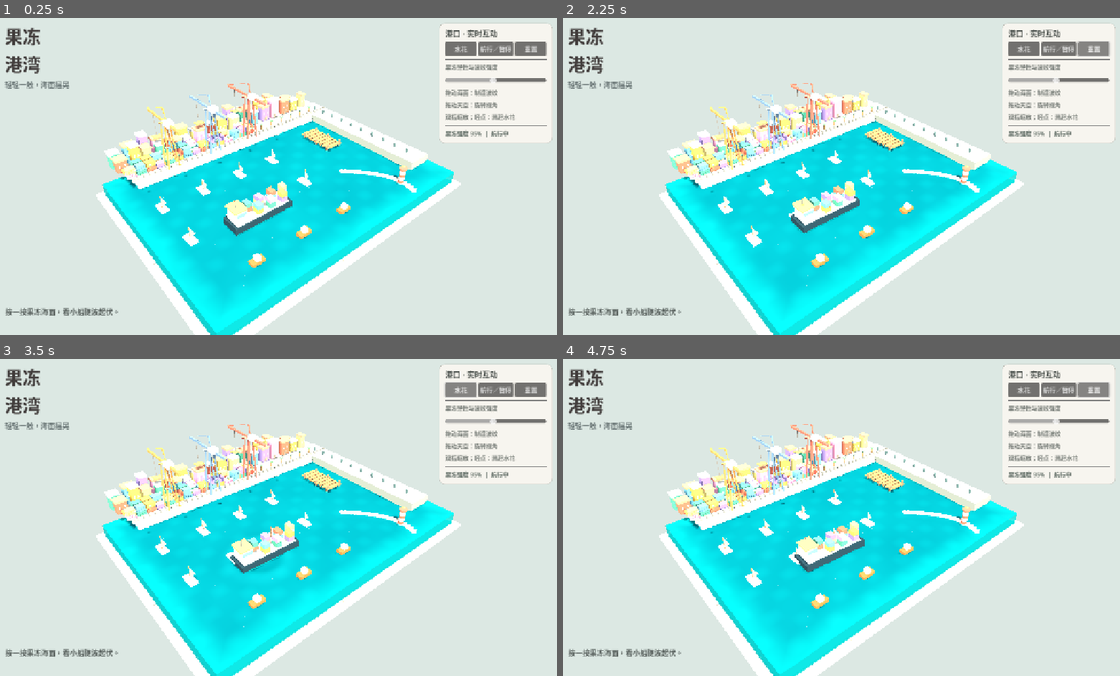
Above: before the commit, frames 1-4 (two rows, left to right).
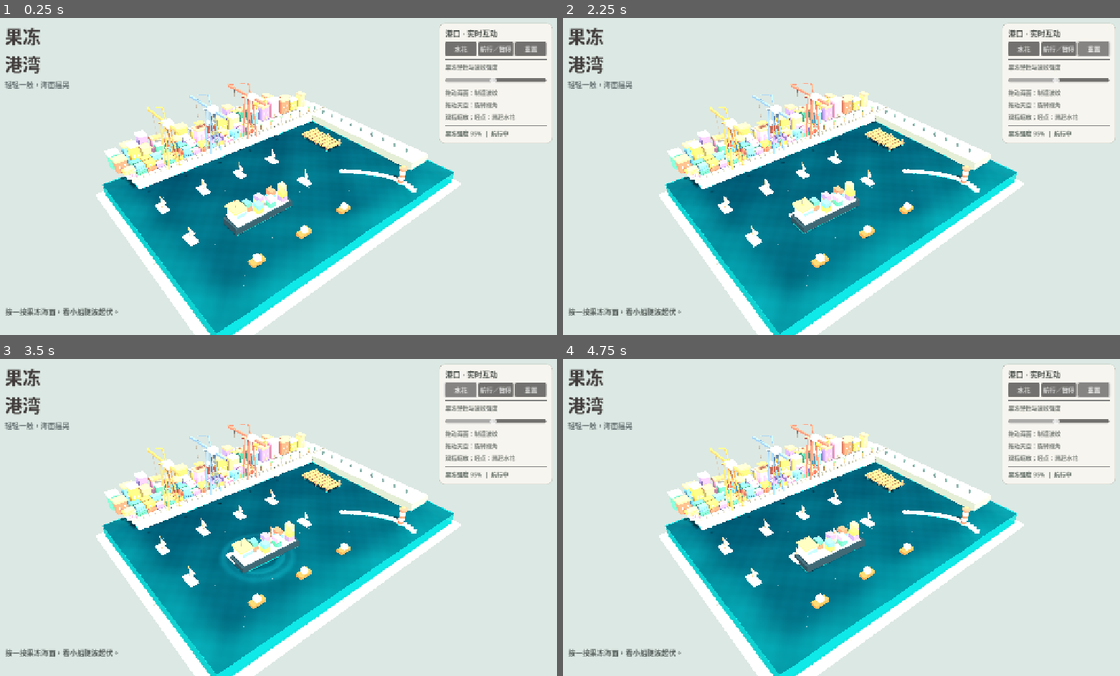
Above: after the commit, the same moments.

Repository: good456123123-a11y/HarborJelly-Android
Game: Godot game, scene res://scenes/main.tscn
The game is run twice, just before and just after one commit, with the same random seed, the same clock (stepped at 60 frames per second) and the same inputs.
Inputs:
- Up to frame 1 (0.25 s): no input
- Up to frame 2 (2.25 s): click "水花" at 0.5 s; click "航行／暂停" at 1.25 s; click "重置" at 2 s
- Up to frame 3 (3.5 s): click "水花" at 2.75 s
- Up to frame 4 (4.75 s): click "航行／暂停" at 3.5 s; click "重置" at 4.25 s

The runs differ from the first frame. In frame 1, 17% of the frame differs, in the area x 18-82%, y 32-100%; in frame 2, 17%; in frame 3, 17%; in frame 4, 17%.

Commit message:
Render deeper teal jelly with procedural marbling and restrained highlights

Diff:
--- a/shaders/jelly.gdshader
+++ b/shaders/jelly.gdshader
@@ -1,11 +1,11 @@
 shader_type spatial;
 render_mode blend_mix, depth_draw_always, cull_disabled, diffuse_burley, specular_schlick_ggx;
 
-// Original procedural jelly-water material; no textures or external downloads.
-uniform vec4 sea_tint : source_color = vec4(0.034, 0.52, 0.55, 0.93);
+// Mobile-friendly procedural translucent gelatin sea.
+// Contacts and ring impulses are sampled identically by boats in harbor.gd.
+uniform vec4 sea_tint : source_color = vec4(0.030, 0.34, 0.42, 0.97);
 uniform float clock = 0.0;
 uniform float wobble = 1.0;
-// Each hit: x, z, time, force. Each finger: x, z, smoothed pressure, unused.
 uniform vec4 hit_a = vec4(100.0, 100.0, -100.0, 0.0);
 uniform vec4 hit_b = vec4(100.0, 100.0, -100.0, 0.0);
 uniform vec4 hit_c = vec4(100.0, 100.0, -100.0, 0.0);
@@ -14,6 +14,7 @@
 uniform vec4 finger_b = vec4(100.0, 100.0, 0.0, 0.0);
 
 varying float v_height;
+varying float v_crest;
 varying vec2 v_position;
 
 float contact_dimple(vec2 p, vec4 finger) {
@@ -21,10 +22,8 @@
     float r = distance(p, finger.xy);
     float core = exp(-0.5 * pow(r / 1.32, 2.0));
     float shoulder = exp(-0.5 * pow((r - 2.15) / 0.82, 2.0));
-    // Broad dimple and slight raised shoulder, not a steep vortex.
     return finger.z * (-0.24 * core + 0.046 * shoulder);
 }
-
 float pulse(vec2 p, vec4 hit) {
     float age = clock - hit.z;
     if (age < 0.0 || age > 5.0) { return 0.0; }
@@ -35,7 +34,6 @@
     float soft_center = -0.44 * exp(-0.5 * pow(r / 0.96, 2.0)) * exp(-age * 2.2);
     return hit.w * (ring + soft_center);
 }
-
 float height_at(vec2 p) {
     float h = 0.030 * sin(p.x * 0.85 + clock * 0.9) * cos(p.y * 0.72 - clock * 0.62);
     h += 0.016 * sin((p.x + p.y) * 1.65 - clock * 0.94);
@@ -43,33 +41,41 @@
     h += pulse(p, hit_a) + pulse(p, hit_b) + pulse(p, hit_c) + pulse(p, hit_d);
     return wobble * h;
 }
-
 void vertex() {
     vec2 p = VERTEX.xz;
     float h = height_at(p);
     VERTEX.y += h;
-    float sample_delta = 0.07;
-    float slope_x = (height_at(p + vec2(sample_delta, 0.0)) - height_at(p - vec2(sample_delta, 0.0))) / (2.0 * sample_delta);
-    float slope_z = (height_at(p + vec2(0.0, sample_delta)) - height_at(p - vec2(0.0, sample_delta))) / (2.0 * sample_delta);
+    float step_size = 0.08;
+    float slope_x = (height_at(p + vec2(step_size, 0.0)) - height_at(p - vec2(step_size, 0.0))) / (2.0 * step_size);
+    float slope_z = (height_at(p + vec2(0.0, step_size)) - height_at(p - vec2(0.0, step_size))) / (2.0 * step_size);
     NORMAL = normalize(vec3(-slope_x, 1.0, -slope_z));
+    v_crest = length(vec2(slope_x, slope_z));
     v_height = h;
     v_position = p;
 }
-
 void fragment() {
-    float edge_distance = min(12.0 - abs(v_position.x), 8.75 - abs(v_position.y));
-    float edge = 1.0 - smoothstep(0.0, 2.1, edge_distance);
-    float undulation = 0.5 + 0.5 * sin(v_position.x * 0.44 + clock * 0.16) * cos(v_position.y * 0.66 - clock * 0.13);
-    float detail = sin(v_position.x * 2.18 + clock * 0.39) * sin(v_position.y * 2.40 - clock * 0.27);
-    vec3 deep_sea = vec3(0.018, 0.24, 0.34);
-    vec3 jade_sea = sea_tint.rgb;
-    vec3 body = mix(deep_sea, jade_sea, 0.58 + edge * 0.30 + undulation * 0.075);
-    float wave_light = clamp(v_height * 1.3, -0.28, 0.28);
-    body += wave_light * vec3(0.09, 0.13, 0.13);
-    body += max(detail, 0.0) * vec3(0.005, 0.020, 0.017);
-    ALBEDO = body;
-    ROUGHNESS = 0.28;
-    METALLIC = 0.015;
-    SPECULAR = 0.62;
-    ALPHA = clamp(sea_tint.a - edge * 0.05, 0.0, 1.0);
+    // Deep water toward the town, translucent jade in the foreground and at edges.
+    vec2 p = v_position;
+    float edge_distance = min(12.0 - abs(p.x), 8.75 - abs(p.y));
+    float edge = 1.0 - smoothstep(0.1, 2.9, edge_distance);
+    float depth = smoothstep(-8.0, 8.75, p.y);
+    float marbling = sin(p.x * 0.58 + sin(p.y * 0.48 + clock * 0.12)) * cos(p.y * 0.63 - clock * 0.16);
+    float softer = sin(p.x * 1.17 - p.y * 0.54 + clock * 0.25) * sin(p.y * 1.26 + clock * 0.09);
+    float tiny = sin(p.x * 5.3 + clock * 0.43) * cos(p.y * 5.1 - clock * 0.29);
+    vec3 ink_blue = vec3(0.010, 0.115, 0.195);
+    vec3 sea_jade = vec3(0.030, 0.315, 0.365);
+    float blend_amount = clamp(0.42 + depth * 0.25 + edge * 0.26 + marbling * 0.085, 0.0, 1.0);
+    vec3 body = mix(ink_blue, sea_jade, blend_amount);
+    body += vec3(0.001, 0.012, 0.013) * softer + vec3(0.000, 0.005, 0.006) * tiny;
+    body += clamp(v_height, -0.24, 0.24) * vec3(0.12, 0.16, 0.16);
+    float crest = smoothstep(0.06, 0.26, v_crest);
+    body += crest * vec3(0.020, 0.065, 0.068);
+    // Soft sky reflection, strongest at grazing angles; avoid blinding white highlights.
+    float fresnel = pow(1.0 - clamp(dot(normalize(NORMAL), normalize(VIEW)), 0.0, 1.0), 3.0);
+    body = mix(body, vec3(0.22, 0.45, 0.49), fresnel * 0.23);
+    ALBEDO = clamp(body, vec3(0.0), vec3(1.0));
+    ROUGHNESS = 0.19 + 0.05 * (1.0 - crest);
+    METALLIC = 0.0;
+    SPECULAR = 0.55;
+    ALPHA = clamp(sea_tint.a - edge * 0.10, 0.0, 1.0);
 }
